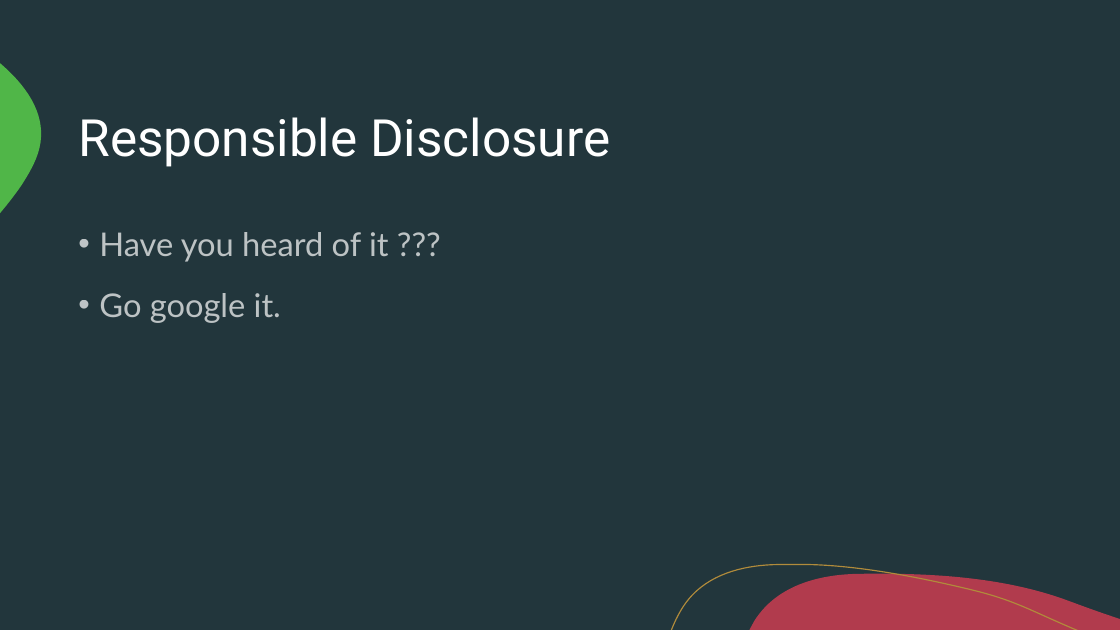
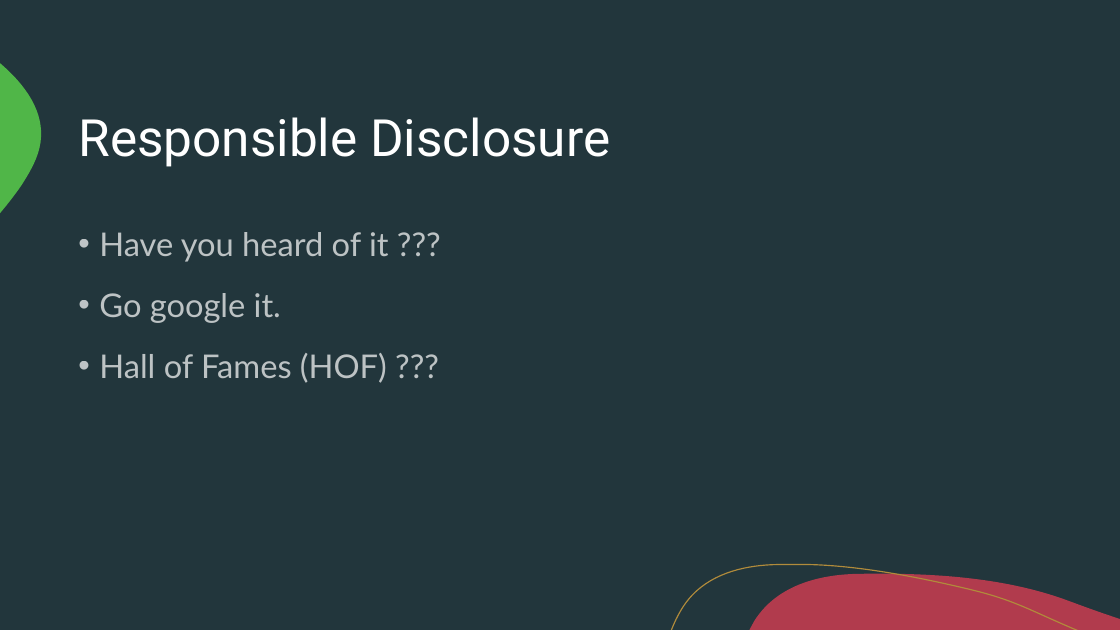
Before and after one commit to harshmodi008/owasp_vancouver, a slide deck: slide 13 of Cybersecurity.pptx. Drawn at 1120x630 pixels with LibreOffice and Linux fonts; fonts in the diff are those of the drawing. Boxes give left, top, right and bottom in pixels: in the first picture for what was removed or moved away, otherwise in the second. Text is boxed around its words. In the diff, an @@ line names an element or a change of style, - is before the commit and + after.

```diff
--- a/Cybersecurity.pptx
+++ b/Cybersecurity.pptx
@@ text at (x1=99, y1=353, x2=387, y2=383): paragraph added @@
+• Hall of Fames (HOF) ???
```
Also in this commit, not shown: 4 other slides changed.
